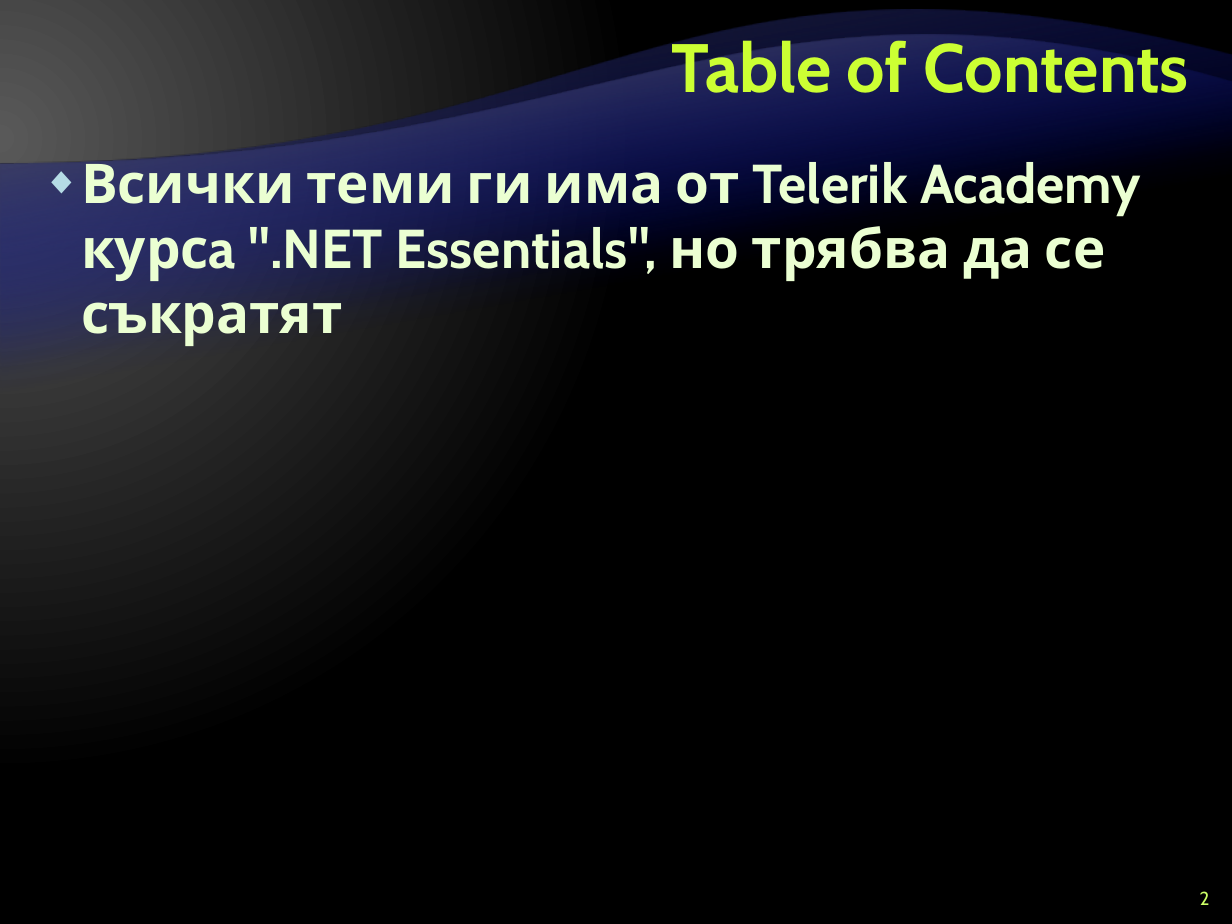
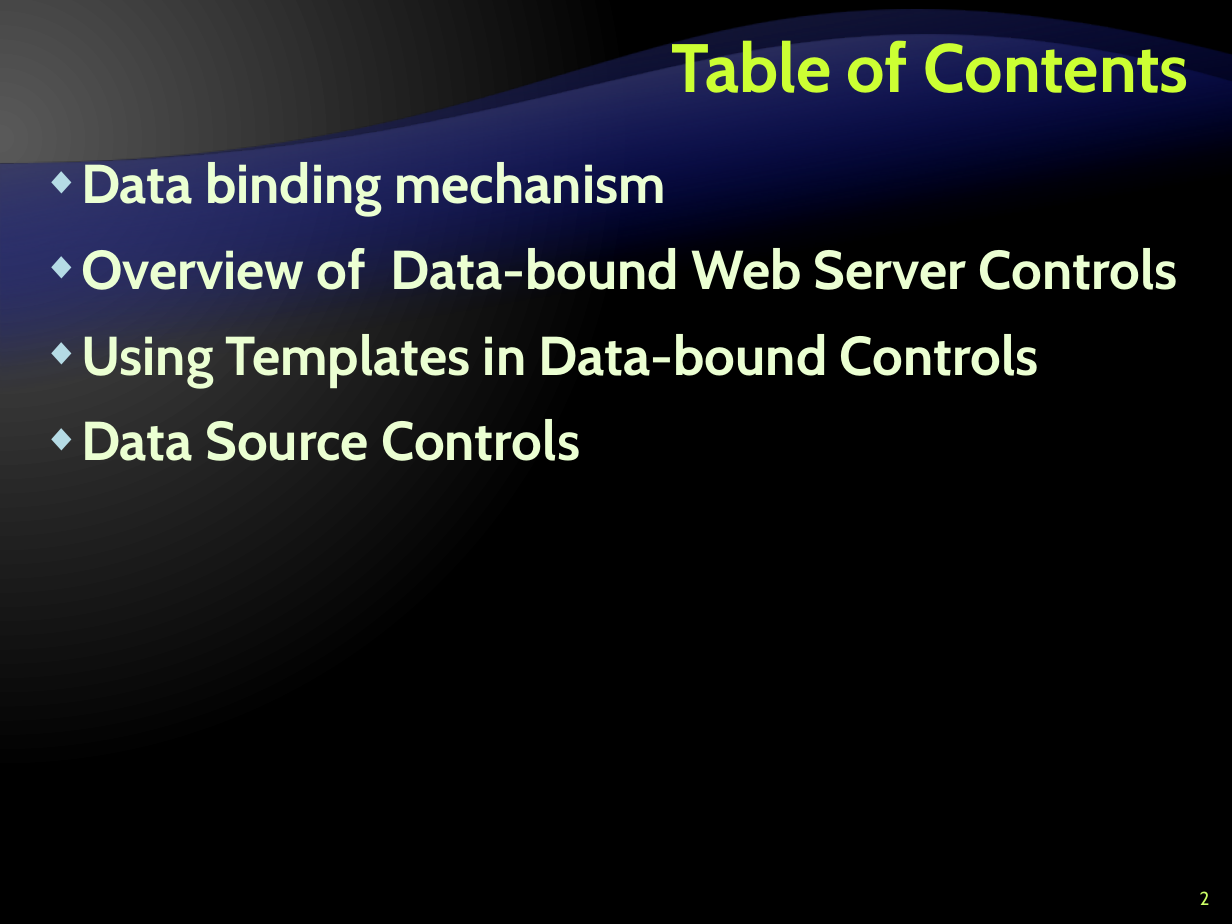
Before and after one commit to Graveheart/aspnetcourse, a slide deck: slide 2 of lectures/9. ASP.NET – Part II.pptx. Drawn at 1232x924 pixels with LibreOffice and Linux fonts; fonts in the diff are those of the drawing; background and template pictures are left out. Boxes give left, top, right and bottom in pixels: in the first picture for what was removed or moved away, otherwise in the second. Text is boxed around its words. In the diff, an @@ line names an element or a change of style, - is before the commit and + after.

```diff
--- a/lectures/9. ASP.NET – Part II.pptx
+++ b/lectures/9. ASP.NET – Part II.pptx
@@ text at box(81, 157, 1178, 461): text changed @@
-◆ Всички теми ги има от Telerik Academy курсa ".NET Essentials", но трябва да се съкратят
+◆ Data binding mechanism
+◆ Overview of Data-bound Web Server Controls
+◆ Using Templates in Data-bound Controls
+◆ Data Source Controls
```
Also in this commit, not shown: 1 other slide changed, 51 slides added.
